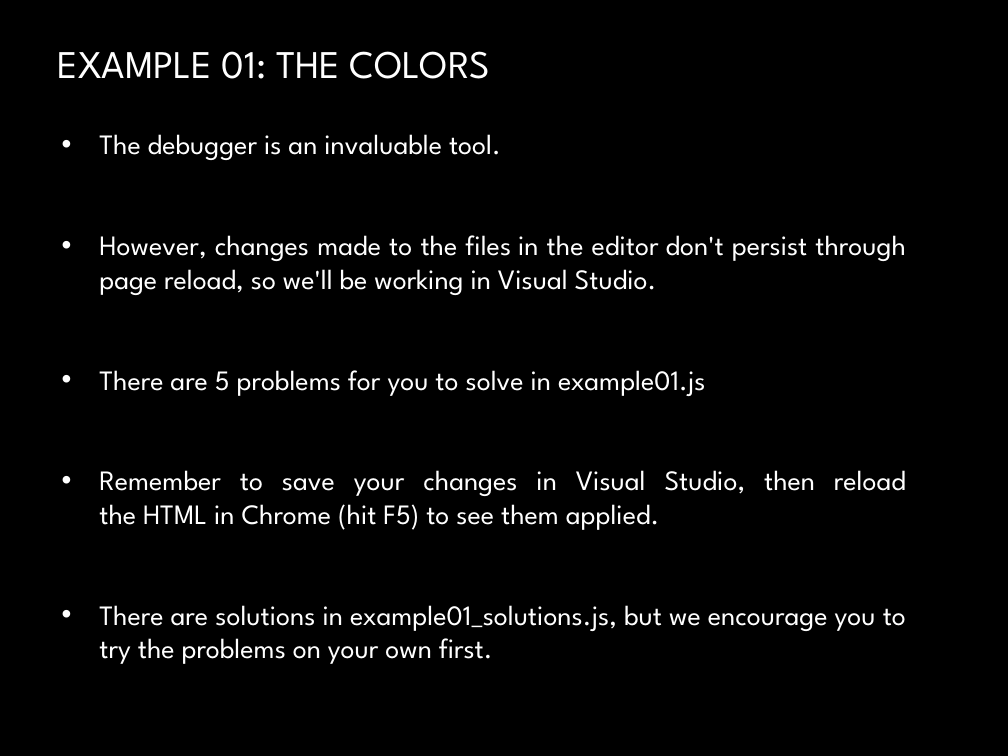
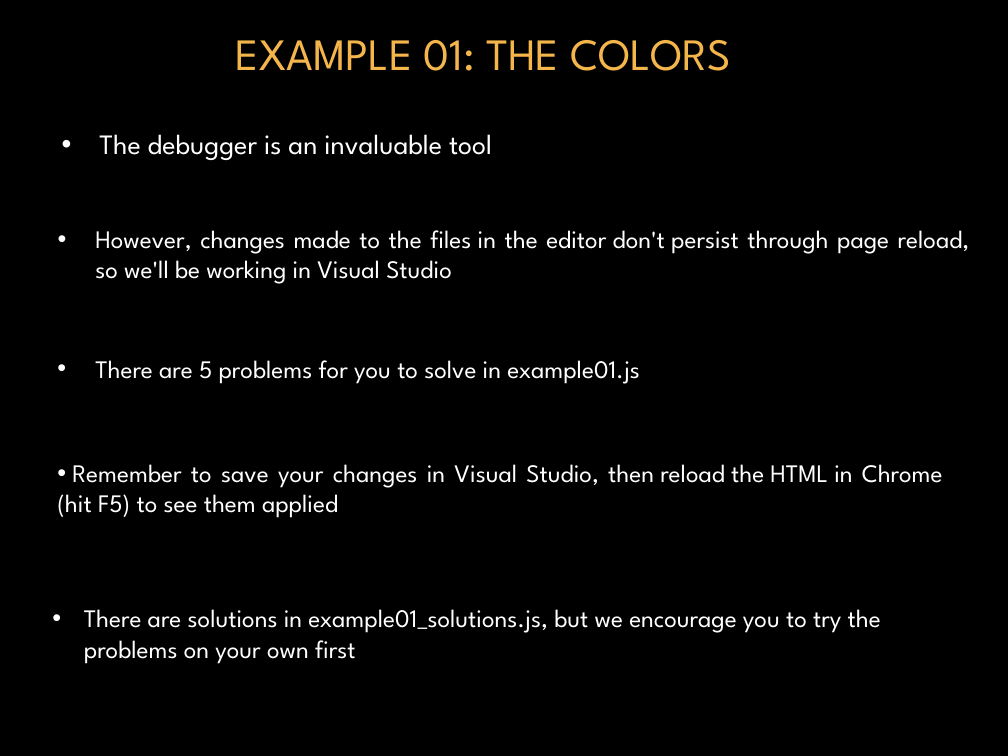
Before and after one commit to donfreiday/cpsc330-js, a slide deck: slide 40 of Javascript.pptx (slide 34 before the commit). Drawn at 1008x756 pixels with LibreOffice and Linux fonts; fonts in the diff are those of the drawing; background and template pictures are left out. Boxes give left, top, right and bottom in pixels: in the first picture for what was removed or moved away, otherwise in the second. Text is boxed around its words. In the diff, an @@ line names an element or a change of style, - is before the commit and + after.

Commit message:
Update Powerpoint

```diff
--- a/Javascript.pptx
+++ b/Javascript.pptx
@@ title "EXAMPLE 01: THE COLORS": place and size @@
-title "EXAMPLE 01: THE COLORS" at [58,51,490,79]
+title "EXAMPLE 01: THE COLORS" at [236,40,731,71]
@@ title "EXAMPLE 01: THE COLORS" at [236,40,731,71]: size 28 to 32 pt, text colour gradient #FFFFFF to #BFBFBF to #F4B54B; alignment left to centre @@
@@ text at [99,134,492,160]: text changed @@
-• The debugger is an invaluable tool.
-• However, changes made to the files in the editor don't persist through page reload, so we'll be working in Visual Studio.
-• There are 5 problems for you to solve in example01.js
-• Remember to save your changes in Visual Studio, then reload the HTML in Chrome (hit F5) to see them applied.
-• There are solutions in example01_solutions.js, but we encourage you to try the problems on your own first.
+• The debugger is an invaluable tool
@@ text added at [95,230,970,284], 18 pt, text #FFFFFF @@
+• However, changes made to the files in the editor don't persist through page reload, so we'll be working in Visual Studio
@@ text added at [95,360,640,384], 18 pt, text #FFFFFF @@
+• There are 5 problems for you to solve in example01.js
@@ text added at [57,464,943,518], 18 pt, text #FFFFFF @@
+• Remember to save your changes in Visual Studio, then reload the HTML in Chrome (hit F5) to see them applied
@@ text added at [84,609,881,664], 18 pt, text #FFFFFF @@
+• There are solutions in example01_solutions.js, but we encourage you to try the problems on your own first
```
Also in this commit, not shown: 34 other slides changed, 5 slides added, 2 slides removed.
